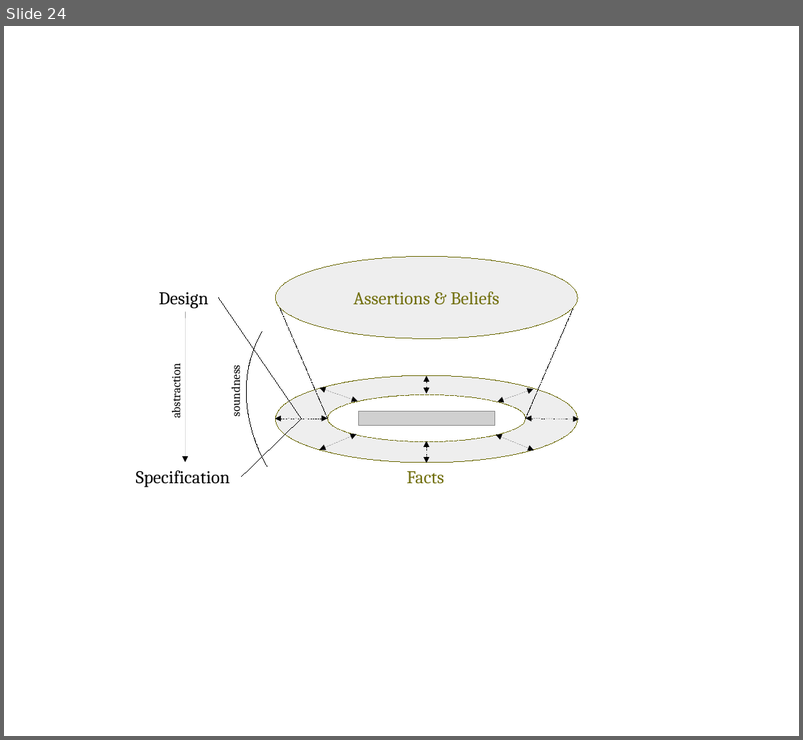
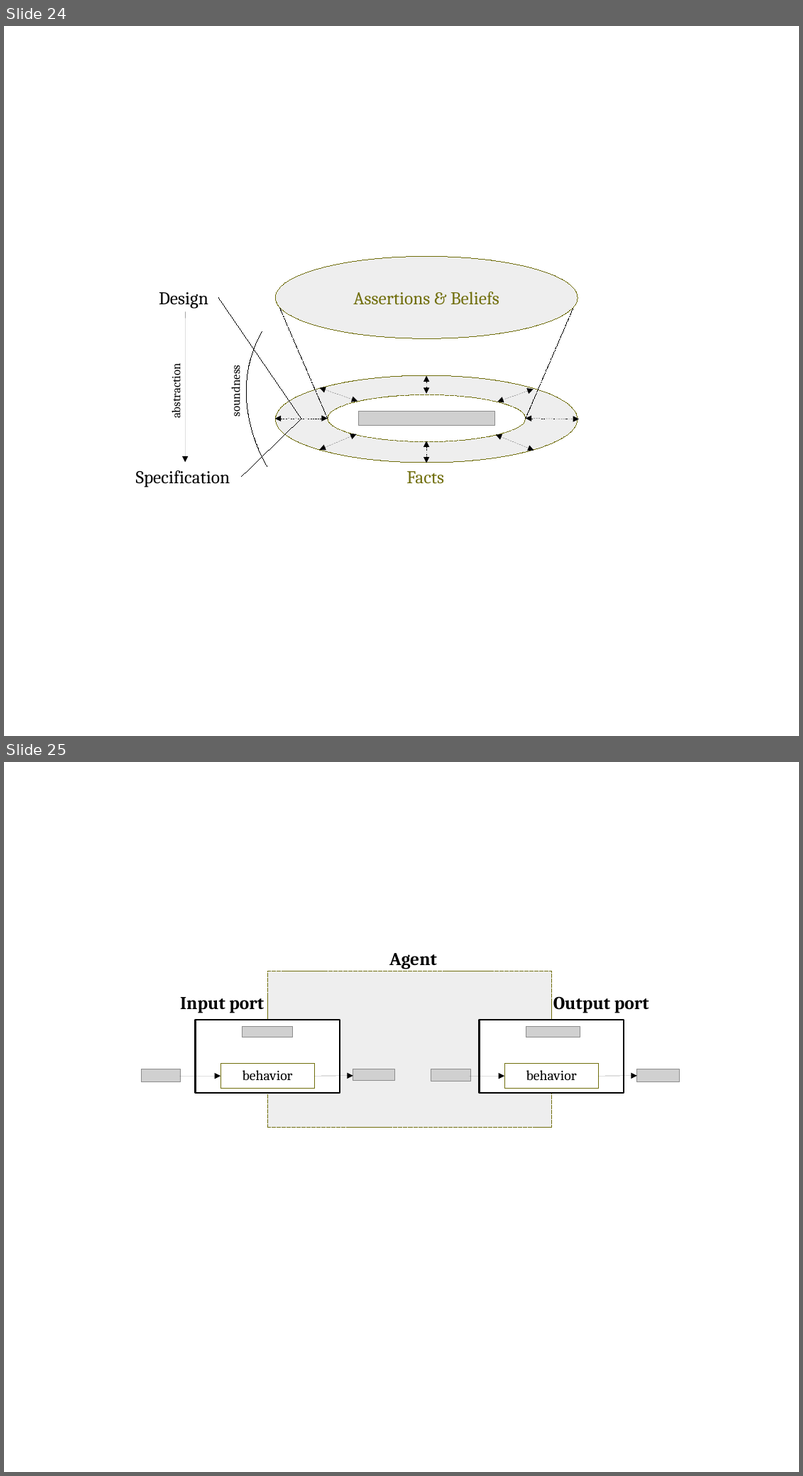
Before and after one commit to v-research/cybersecurity, a slide deck: images/v-research_images_v1.0.odp. Shown one above the other, each under a label of ours: slide 24 before the commit, slides 24 and 25 after it. The pictures are 803x740 and 803x1476 pixels, drawn with LibreOffice and Linux fonts; fonts in the diff are those of the drawing; grey boxes stand for pictures. Boxes give left, top, right and bottom in pixels: in the first picture for what was removed or moved away, otherwise in the second. Text is boxed around its words. In the diff, an @@ line names an element or a change of style, - is before the commit and + after.

```diff
--- a/images/v-research_images_v1.0.odp
+++ b/images/v-research_images_v1.0.odp
@@ slide 25 added at (4,762,799,1472), background #FFFFFF @@
@@ text added at (390,953,437,969), 18 pt, text #000000, bold @@
+Agent
@@ rectangle added at (268,971,552,1128), fill #EEEEEE, outline #706E0C 0 pt @@
@@ text added at (180,997,264,1013), 18 pt, text #000000, bold @@
+Input port
@@ text added at (554,996,649,1013), 18 pt, text #000000, bold @@
+Output port
@@ rectangle added at (195,1020,340,1093), fill #FFFFFF, outline #000000 1.5 pt @@
@@ picture added at (242,1026,293,1037) @@
@@ rectangle added at (480,1020,624,1093), fill #FFFFFF, outline #000000 1.5 pt @@
@@ picture added at (527,1026,581,1037) @@
@@ picture added at (141,1069,180,1082) @@
@@ arrow added from (179, 1076) to (221, 1076), #000000 0 pt @@
@@ rectangle added at (221,1063,314,1088), fill #FFFFFF, outline #706E0C 0 pt, 14 pt, text #000000 @@
+behavior
@@ arrow added from (314, 1076) to (353, 1076), #000000 0 pt @@
@@ picture added at (353,1069,395,1080) @@
@@ picture added at (431,1069,471,1082) @@
@@ arrow added from (470, 1076) to (505, 1076), #000000 0 pt @@
@@ rectangle added at (505,1063,598,1088), fill #FFFFFF, outline #706E0C 0 pt, 14 pt, text #000000 @@
+behavior
@@ arrow added from (598, 1076) to (637, 1076), #000000 0 pt @@
@@ picture added at (637,1069,680,1082) @@
```
Also in this commit, not shown: 1 slide changed, 7 other files.
